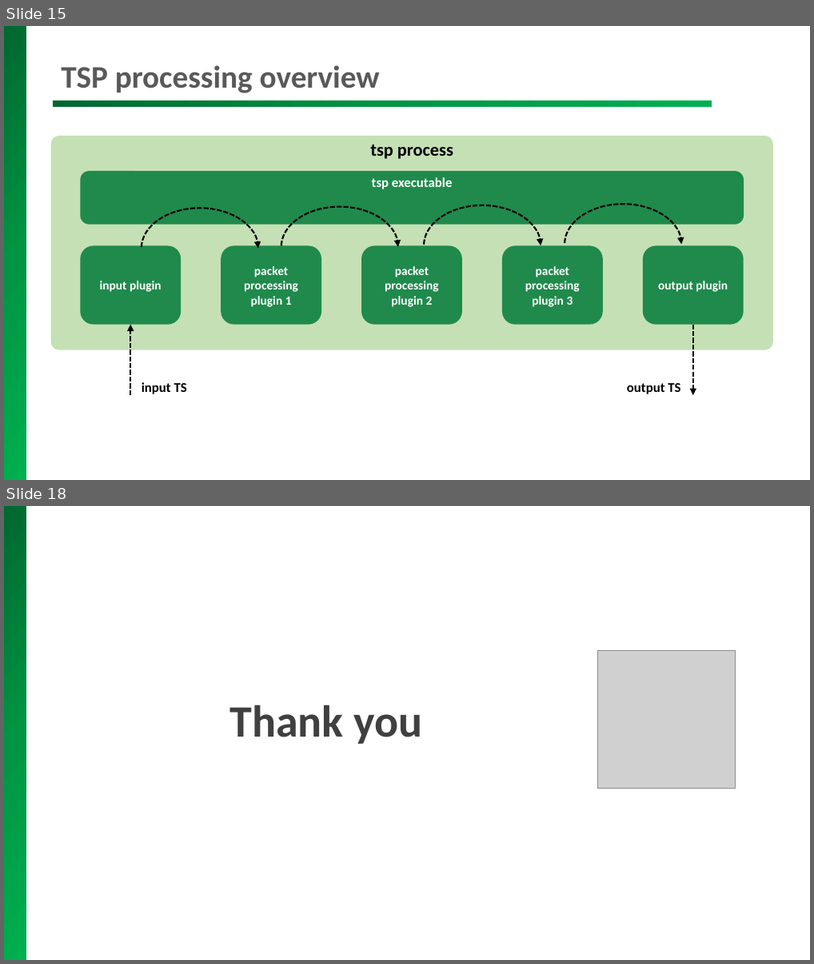
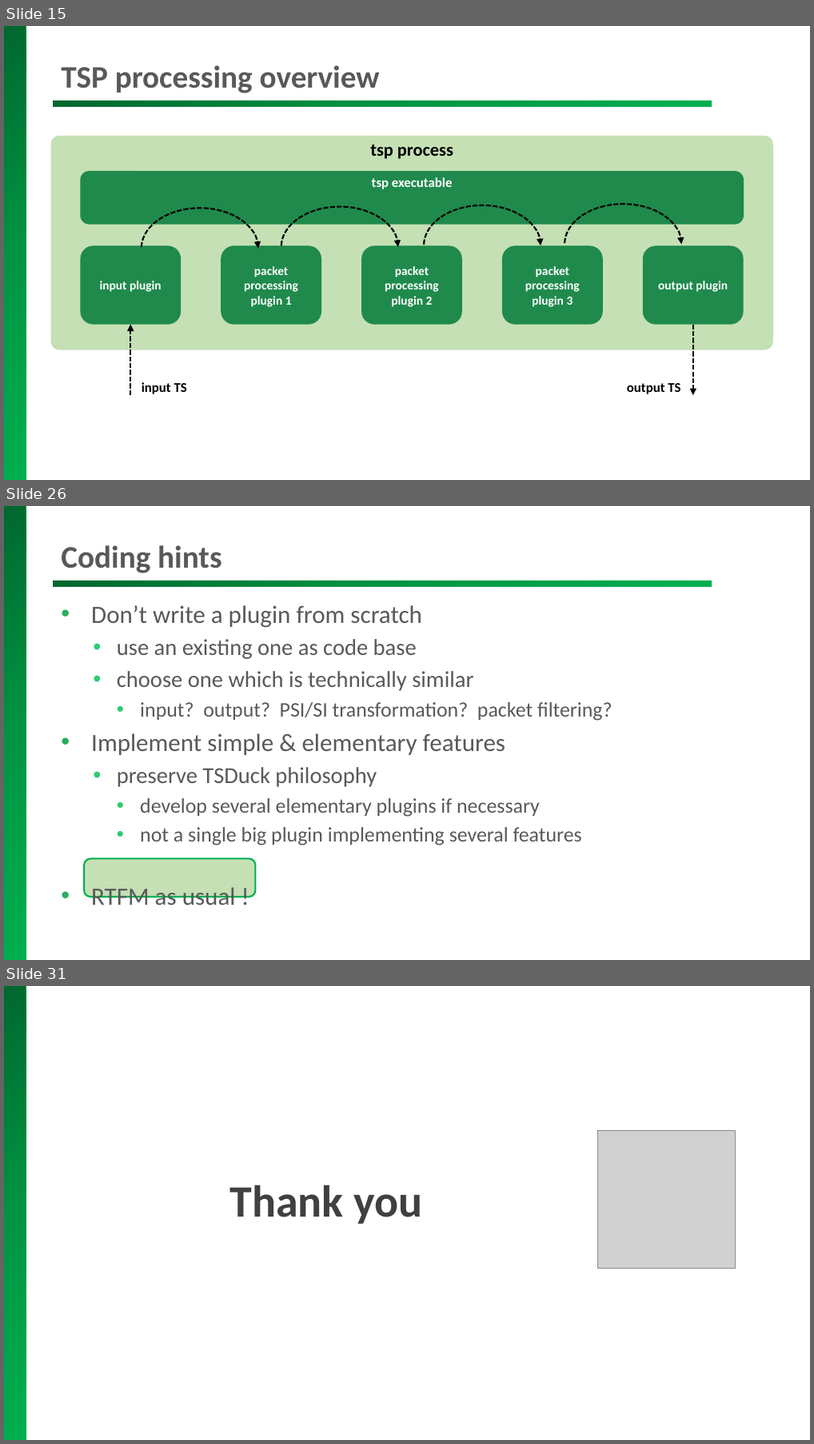
Before and after one commit to tsduck/tsduck, a slide deck: doc/tsduck-presentation.pptx. Shown one above the other, each under a label of ours: slides 15 and 18 before the commit, slides 15, 26 and 31 after it; the slides between them are not shown. The pictures are 814x964 and 814x1444 pixels, drawn with LibreOffice and Linux fonts; fonts in the diff are those of the drawing; grey boxes stand for pictures; background and template pictures are left out. Boxes give left, top, right and bottom in pixels: in the first picture for what was removed or moved away, otherwise in the second. Text is boxed around its words. In the diff, an @@ line names an element or a change of style, - is before the commit and + after.

```diff
--- a/doc/tsduck-presentation.pptx
+++ b/doc/tsduck-presentation.pptx
@@ slide 26 added at (x1=4, y1=506, x2=810, y2=960), background #FFFFFF; not listed: 2 template elements that a slide beside it also shows @@
@@ title added at (x1=61, y1=545, x2=222, y2=573), 28 pt, text #595959, bold @@
+Coding hints
@@ text added at (x1=91, y1=605, x2=613, y2=911), 18.5 pt, text #595959 @@
+• Don’t write a plugin from scratch
+  • use an existing one as code base
+  • choose one which is technically similar
+    • input? output? PSI/SI transformation? packet filtering?
+• Implement simple & elementary features
+  • preserve TSDuck philosophy
+    • develop several elementary plugins if necessary
+    • not a single big plugin implementing several features
+• RTFM as usual !
@@ rounded rectangle added at (x1=84, y1=858, x2=255, y2=896), fill #C5E0B4, outline #00B050 1.5 pt @@
@@ what was slide 18 is now slide 31 @@
```
Also in this commit, not shown: 15 slides changed, 12 other slides added, 1 other file.
